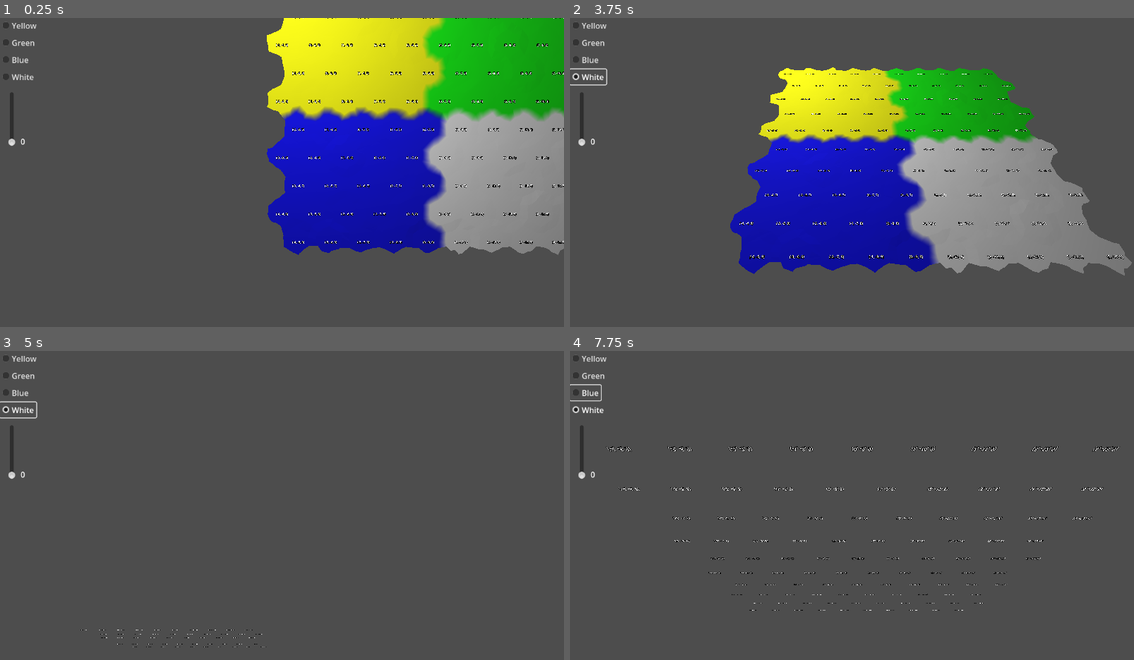
Above: before the commit, frames 1-4 (two rows, left to right).
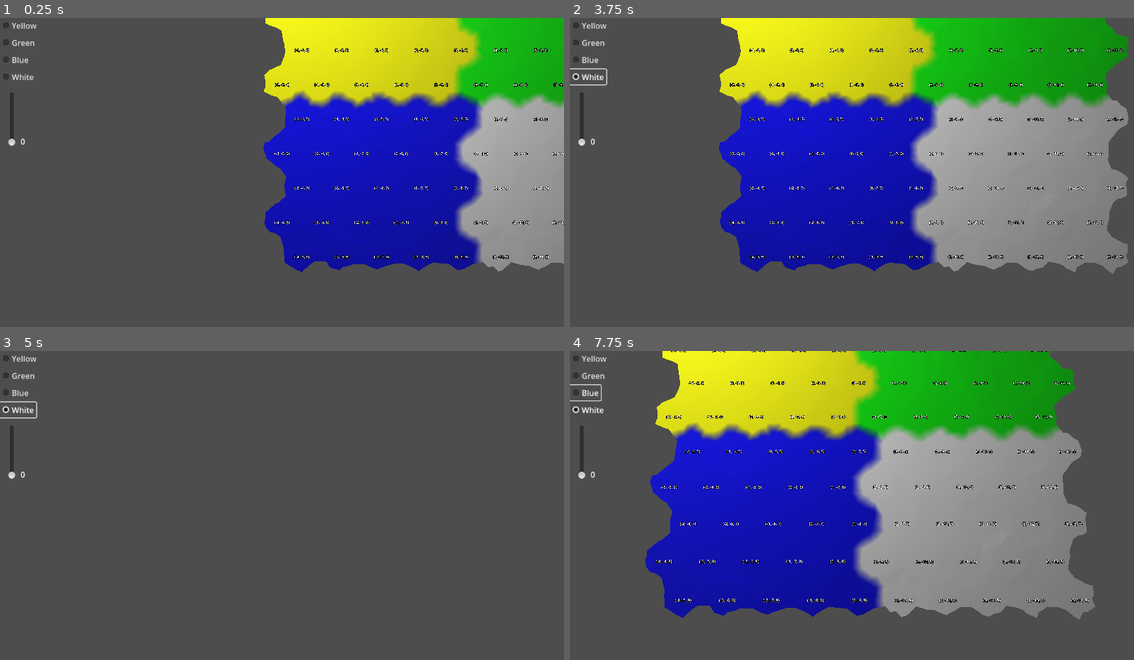
Above: after the commit, the same moments.

Repository: davepruitt/hex_map_godot
Game: Godot game, scene res://main.tscn
Two runs of this game, one before a commit and one after it. Both use one fixed random seed, a clock stepped at 60 frames per second and the inputs below.
Inputs (mouse positions are in pixels of both pictures, inside the frame that each line leads up to):
- Up to frame 1 (0.25 s): no input
- Up to frame 2 (3.75 s): click "Yellow" at 0.5 s; click "Green" at 1.25 s; click "Blue" at 2 s; click "White" at 2.75 s; tap Enter at 3.5 s; move the mouse to (976, 160) at 3.52 s; hold Right (ui_right) from 3.53 s (still down); tap Z at 3.6 s; click (976, 160) at 3.67 s
- Up to frame 3 (5 s): move the mouse to (169, 524) at 4.27 s; release Right (ui_right) at 4.28 s; hold Down (ui_down) from 4.28 s (still down); tap X at 4.35 s
- Up to frame 4 (7.75 s): tap Space at 5 s; move the mouse to (908, 440) at 5.02 s; release Down (ui_down) at 5.03 s; hold Right (ui_right) 5.03-5.78 s; tap P at 5.1, 7.35 s; tap Enter at 5.75 s; move the mouse to (823, 573) at 5.77 s; hold Up (ui_up) 5.78-6.53 s; tap Z at 5.85 s; click (823, 573) at 5.92 s; move the mouse to (1021, 558) at 6.52 s; hold Left (ui_left) from 6.53 s (still down); tap X at 6.6 s; move the mouse to (682, 462) at 7.27 s

The runs differ from the first frame. In frame 1, 13% of the frame differs, in the area x 46-100%, y 0-83%; in frame 2, 31%; in frame 3, less than 0.1%; in frame 4, 61%, in the area x 6-98%, y 0-87%.

Commit message:
Got zoom working, but rotation of the camera is still messed up

Diff:
--- a/hex_project_godot/hex_map_camera.gd
+++ b/hex_project_godot/hex_map_camera.gd
@@ -3,13 +3,13 @@
 
 #region Exported data members
 
-@export var stick_min_zoom : float = 1.0
-@export var stick_max_zoom : float = 10.0
-@export var swivel_min_zoom : float = -90
-@export var swivel_max_zoom : float = -45
+@export var stick_min_zoom : float = 2.0
+@export var stick_max_zoom : float = 8.0
+@export var swivel_min_zoom : float = -45
+@export var swivel_max_zoom : float = -90
 @export var movement_speed_min_zoom : float = 40
 @export var movement_speed_max_zoom : float = 10
-@export var rotation_speed : float = 1.8
+@export var rotation_speed : float = 180
 
 
 @export var hex_grid : HexGrid
@@ -67,10 +67,17 @@
 	_stick.position = Vector3(0.0, 0.0, distance)
 
 	var angle: float = lerpf(swivel_min_zoom, swivel_max_zoom, _zoom)
-	_swivel.rotation = Vector3(angle, 0.0, 0.0)
+	_swivel.rotation_degrees = Vector3(angle, 0.0, 0.0)
 
 func _adjust_position (x_delta: float, z_delta: float, time_delta: float) -> void:
+
+	print_debug("rotation = " + str(self.rotation))
+	print_debug("rotation (deg) = " + str(self.rotation_degrees))
+
 	var direction: Vector3 = Vector3(x_delta, 0.0, z_delta).normalized()
+
+	print_debug("Direction: " + str(direction))
+
 	var damping: float = maxf(absf(x_delta), absf(z_delta))
 	var distance: float = _movement_speed * damping * time_delta
 	position += direction * distance
@@ -92,7 +99,7 @@
 	elif (_rotation_angle >= 360.0):
 		_rotation_angle -= 360.0
 
-	self.rotation = Vector3(0.0, _rotation_angle, 0.0)
+	self.rotation_degrees = Vector3(0.0, _rotation_angle, 0.0)
 
 
 #endregion
--- a/hex_project_godot/main.tscn
+++ b/hex_project_godot/main.tscn
@@ -19,7 +19,7 @@
 transform = Transform3D(1, 0, 0, 0, -4.37114e-08, 1, 0, -1, -4.37114e-08, 0, 0, 0)
 
 [node name="Stick" type="Node3D" parent="HexMapCamera/Swivel"]
-transform = Transform3D(1, 0, 0, 0, 1, 0, 0, 0, 1, 0, 0, 10)
+transform = Transform3D(1, 0, 0, 0, 1, 0, 0, 0, 1, 0, 0, 8)
 
 [node name="MainCamera" type="Camera3D" parent="HexMapCamera/Swivel/Stick"]
 
